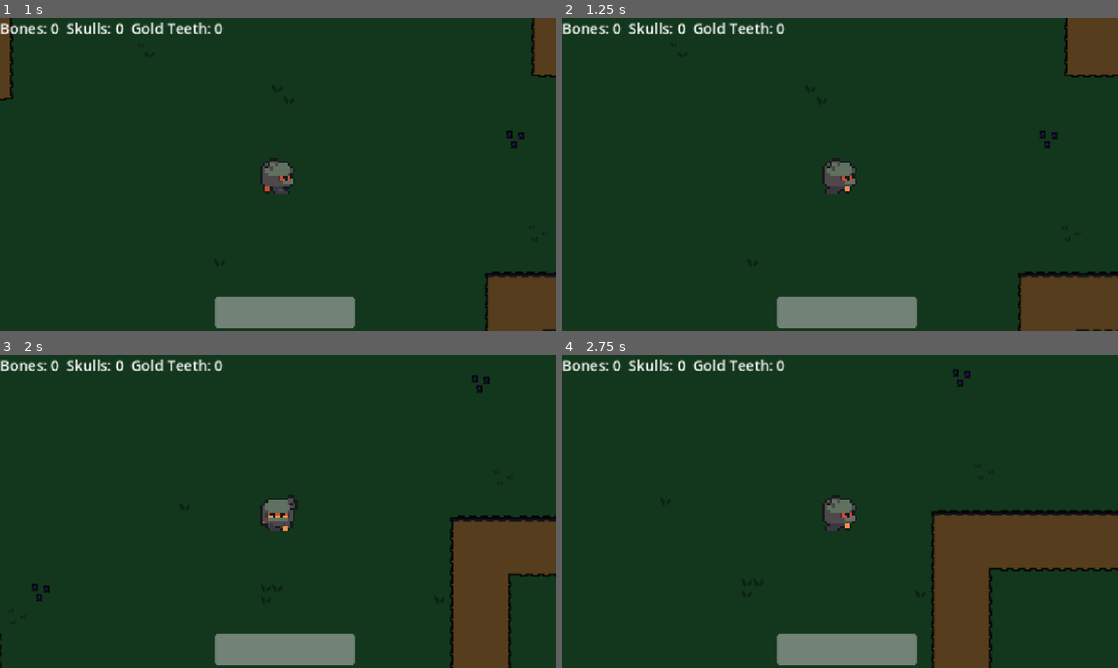
Above: before the commit, frames 1-4 (two rows, left to right).
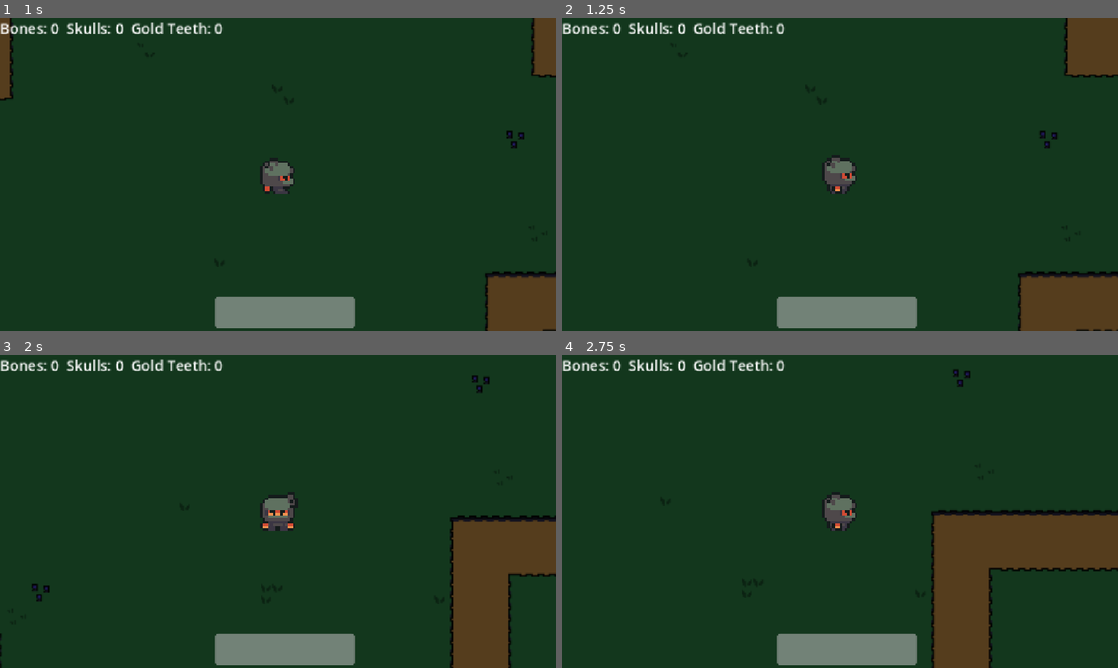
Above: after the commit, the same moments.

Repository: Astern27/Bare-Bones-Game
Game: Godot game, scene res://Levels/main.tscn
Two runs of this game, one before a commit and one after it. Both use one fixed random seed, a clock stepped at 60 frames per second and the inputs below.
Inputs:
- Up to frame 1 (1 s): tap Enter at 0.5 s; hold Right (ui_right) from 0.53 s (still down); hold Space (Dig) from 0.53 s (still down)
- Up to frame 2 (1.25 s): keep holding Right (ui_right); keep holding Space (Dig)
- Up to frame 3 (2 s): release Right (ui_right) at 1.28 s; release Space (Dig) at 1.28 s; hold Down (ui_down) from 1.28 s (still down); tap Shift (Sprint) at 1.35 s
- Up to frame 4 (2.75 s): release Down (ui_down) at 2.03 s; hold Right (ui_right) from 2.03 s (still down); hold Space (Dig) from 2.03 s (still down)

Frame 1 is identical in both runs. In frame 2, 0.3% of the frame differs, in the area x 46-53%, y 43-57%; in frame 3, 0.4%, in the area x 46-54%, y 43-57%; in frame 4, 0.3%.

Commit message:
Smoothing walking animation

Diff:
--- a/Prefabs/player.tscn
+++ b/Prefabs/player.tscn
@@ -113,6 +113,9 @@
 }, {
 "duration": 1.0,
 "texture": SubResource("AtlasTexture_efxa6")
+}, {
+"duration": 1.0,
+"texture": SubResource("AtlasTexture_4c57u")
 }],
 "loop": 1,
 "name": &"walk_down",
@@ -127,6 +130,9 @@
 }, {
 "duration": 1.0,
 "texture": SubResource("AtlasTexture_w48qg")
+}, {
+"duration": 1.0,
+"texture": SubResource("AtlasTexture_ycdy4")
 }],
 "loop": 1,
 "name": &"walk_left",
@@ -141,6 +147,9 @@
 }, {
 "duration": 1.0,
 "texture": SubResource("AtlasTexture_yaehf")
+}, {
+"duration": 1.0,
+"texture": SubResource("AtlasTexture_2cqfq")
 }],
 "loop": 1,
 "name": &"walk_right",
@@ -155,6 +164,9 @@
 }, {
 "duration": 1.0,
 "texture": SubResource("AtlasTexture_82xsv")
+}, {
+"duration": 1.0,
+"texture": SubResource("AtlasTexture_cegan")
 }],
 "loop": 1,
 "name": &"walk_up",
@@ -183,7 +195,7 @@
 position = Vector2(-2.499998, -7.500017)
 scale = Vector2(17.187498, 17.812498)
 sprite_frames = SubResource("SpriteFrames_3ubgv")
-animation = &"idle_down"
+animation = &"walk_up"
 
 [node name="Noise" type="Area2D" parent="." unique_id=1858667852]
 
